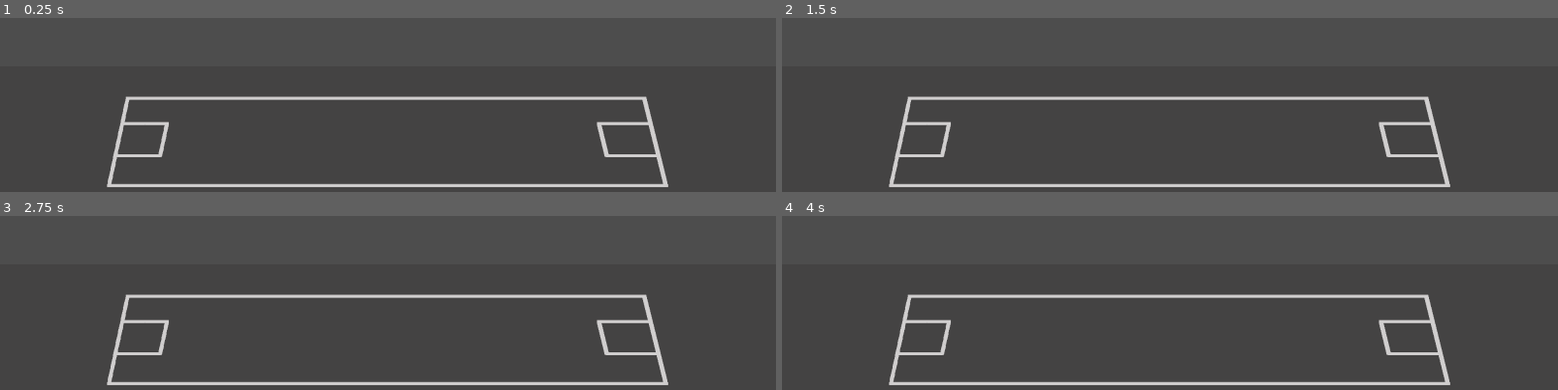
Above: before the commit, frames 1-4 (two rows, left to right).
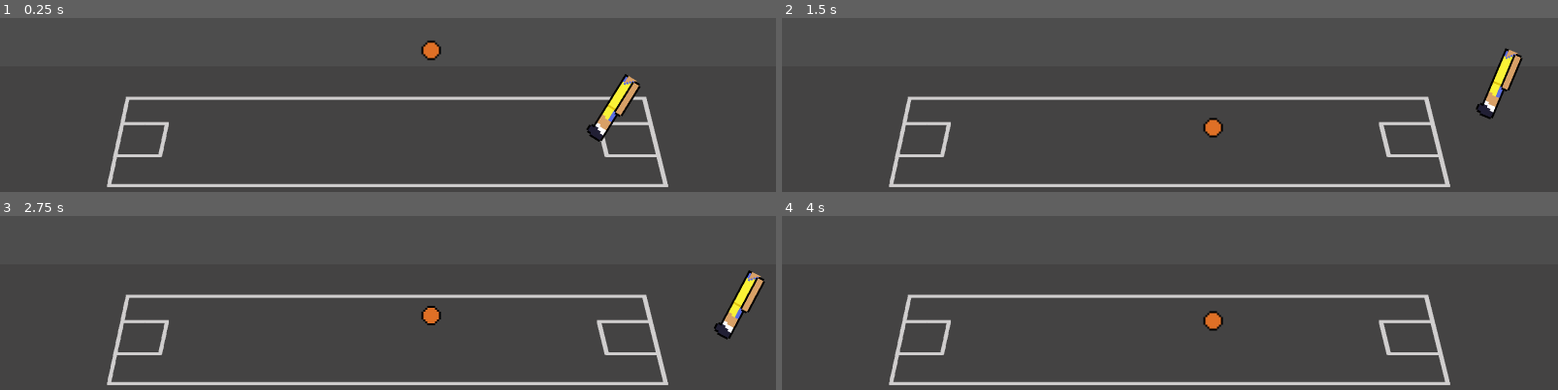
Above: after the commit, the same moments.

Repository: NateSchmude/basket-randoms
Game: Godot game, scene res://Scenes/main.tscn
Same seed, same stepped clock (60 frames per second), same inputs: the game is played once before the commit and once after it.
Inputs (mouse positions are in pixels of both pictures, inside the frame that each line leads up to):
- Up to frame 1 (0.25 s): no input
- Up to frame 2 (1.5 s): tap Enter at 0.5 s; move the mouse to (outside the picture) at 0.52 s; hold Right 0.53-1.28 s; tap ` (dih) at 0.6 s; click (outside the picture) at 0.67 s; tap Up (jump) at 0.77 s; move the mouse to (1014, 18) at 1.27 s; hold Down from 1.28 s (still down); tap Alt at 1.35 s
- Up to frame 3 (2.75 s): tap Up (jump) at 1.52 s; move the mouse to (outside the picture) at 2.02 s; release Down at 2.03 s; hold Right from 2.03 s (still down); tap Shift at 2.1 s
- Up to frame 4 (4 s): move the mouse to (1131, 273) at 2.77 s; tap ` (dih) at 2.85 s; click (1131, 273) at 2.92 s; tap Up (jump) at 3.02, 3.77 s; move the mouse to (1402, 254) at 3.52 s; release Right at 3.53 s; hold Left from 3.53 s (still down); tap Alt at 3.6 s

The runs differ from the first frame. In frame 1, 1.2% of the frame differs, in the area x 54-83%, y 12-72%; in frame 2, 1.2%, in the area x 54-96%, y 17-69%; in frame 3, 1.2%; in frame 4, 0.2%.
Error before the commit: Invalid call. Nonexistent function 'instantiate' in base 'GDScript'. (res://Scripts/main.gd:10)

Commit message:
It turns out you can't instantiate a script smh

Diff:
--- a/Scripts/arm.gd
+++ b/Scripts/arm.gd
@@ -3,7 +3,7 @@
 var target_pos
 var ball_held=false;
 signal ball_touched(ball_held: bool)
-@onready var hand_area = get_node("$Hand_Area")
+@onready var hand_area = get_node("Hand_Area")
 var ball_that_is_held = null;
 
 
--- a/Scripts/main.gd
+++ b/Scripts/main.gd
@@ -1,20 +1,15 @@
 extends Node2D
 
-const BALL = "res://Scripts/main.gd"
-const RIGHT_PLAYER = "res://Scripts/Player.gd"
+const BALL = preload("res://Scenes/ball.tscn")
+const RIGHT_PLAYER = preload("res://Scenes/player.tscn")
 
 # Called when the node enters the scene tree for the first time.
 func _ready() -> void:
 	Engine.time_scale=1.25
-	var ball = preload(BALL)
-	var new_ball = ball.instantiate()
-	$".".add_child(new_ball)
-	var right_player = preload(RIGHT_PLAYER)
-	var new_right_player = right_player.instantiate()
-	$".".add_child(new_right_player)
-
-
-
+	var ball = BALL.instantiate()
+	$".".add_child(ball)
+	var right_player = RIGHT_PLAYER.instantiate()
+	$".".add_child(right_player)
 
 # Called every frame. 'delta' is the elapsed time since the previous frame.
 func _process(delta: float) -> void:
